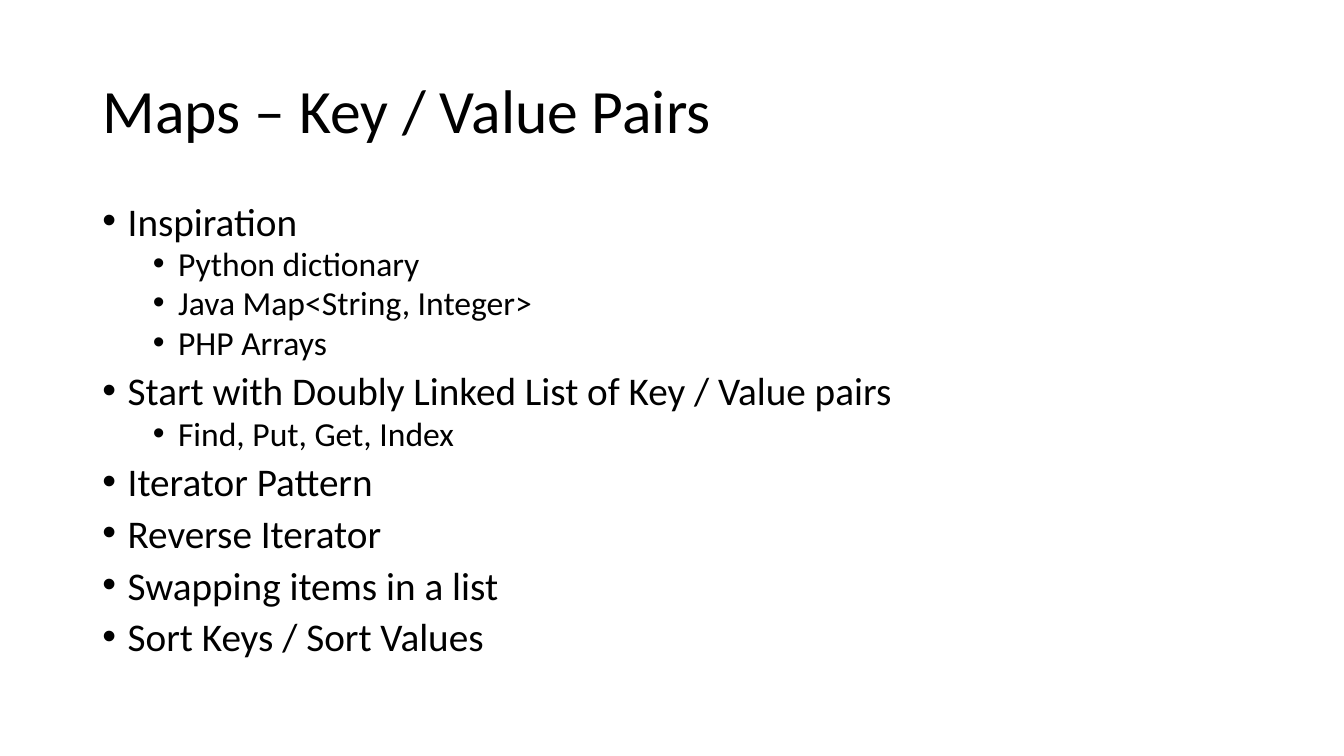
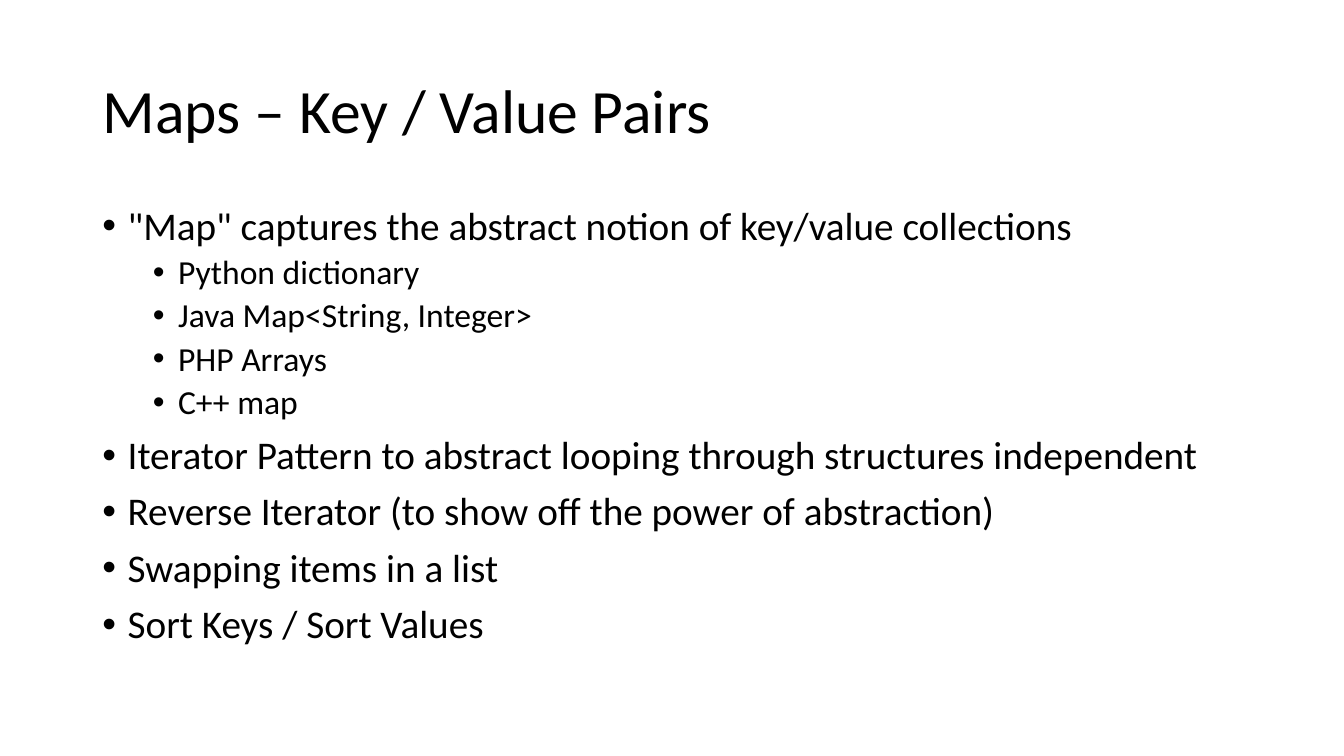
Before and after one commit to csev/cc4e, a slide deck: slide 16 of lectures/CC-04-Maps.pptx (slide 2 before the commit). Drawn at 1344x756 pixels with LibreOffice and Linux fonts; fonts in the diff are those of the drawing. Boxes give left, top, right and bottom in pixels: in the first picture for what was removed or moved away, otherwise in the second. Text is boxed around its words. In the diff, an @@ line names an element or a change of style, - is before the commit and + after.

```diff
--- a/lectures/CC-04-Maps.pptx
+++ b/lectures/CC-04-Maps.pptx
@@ text at (128,212,1072,247): text changed @@
-• Inspiration
+• "Map" captures the abstract notion of key/value collections
@@ text at (128,260,532,645): line spacing 0.8 to 0.9 @@
@@ text at (128,392,1196,532): text changed @@
-• Start with Doubly Linked List of Key / Value pairs
-  • Find, Put, Get, Index
-• Iterator Pattern
-• Reverse Iterator
+  • C++ map
+• Iterator Pattern to abstract looping through structures independent
+• Reverse Iterator (to show off the power of abstraction)
```
Also in this commit, not shown: 1 other slide changed, 15 slides added, 1 slide removed, 7 other files.
